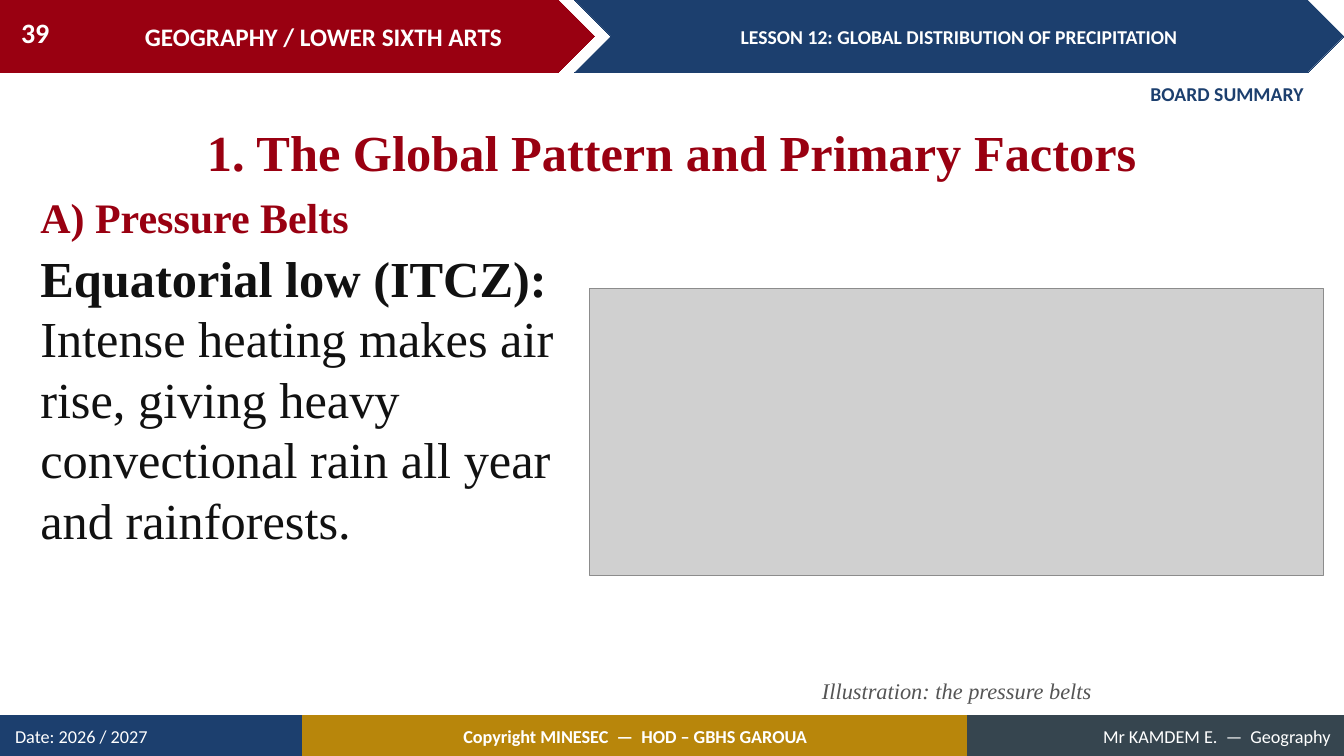
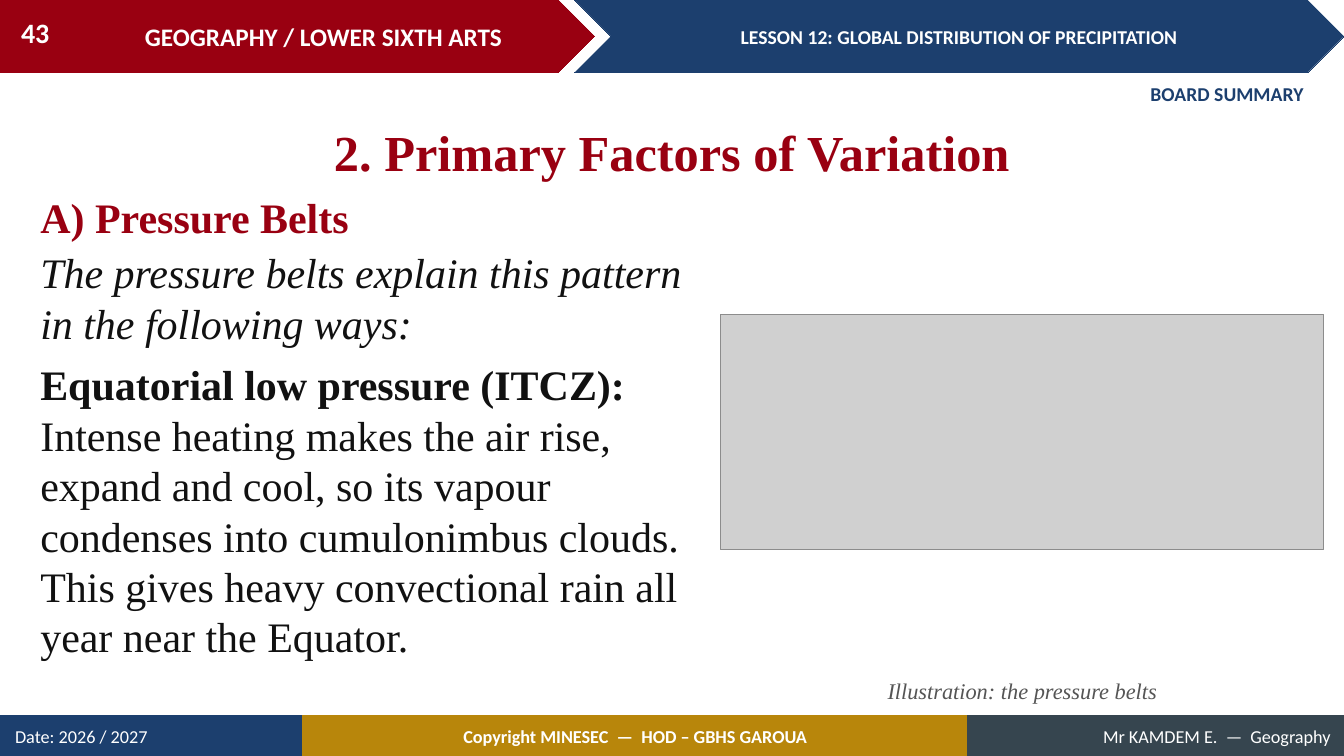
Before and after one commit to Berthautk/linea-github, a slide deck: slide 43 of lecons/LSA/Meteorology/12_LSA_MET_L12_Global_Distribution_of_Precipitation.pptx (slide 39 before the commit). Drawn at 1344x756 pixels with LibreOffice and Linux fonts; fonts in the diff are those of the drawing; grey boxes stand for pictures. Boxes give left, top, right and bottom in pixels: in the first picture for what was removed or moved away, otherwise in the second. Text is boxed around its words. In the diff, an @@ line names an element or a change of style, - is before the commit and + after.

```diff
--- a/lecons/LSA/Meteorology/12_LSA_MET_L12_Global_Distribution_of_Precipitation.pptx
+++ b/lecons/LSA/Meteorology/12_LSA_MET_L12_Global_Distribution_of_Precipitation.pptx
@@ page number at box(21, 24, 49, 44): text changed @@
-39
+43
@@ text at box(334, 135, 1009, 181): text changed @@
-1. The Global Pattern and Primary Factors
+2. Primary Factors of Variation
@@ text at box(40, 259, 681, 661): text changed; size 36 to 30 pt @@
-Equatorial low (ITCZ): Intense heating makes air rise, giving heavy convectional rain all year and rainforests.
+The pressure belts explain this pattern in the following ways:
+Equatorial low pressure (ITCZ): Intense heating makes the air rise, expand and cool, so its vapour condenses into cumulonimbus clouds. This gives heavy convectional rain all year near the Equator.
@@ picture: place and size @@
-picture at box(590, 288, 1324, 575)
+picture at box(721, 315, 1324, 551)
@@ text "Illustration: the pressure belts": place and size @@
-text "Illustration: the pressure belts" at box(822, 683, 1091, 704)
+text "Illustration: the pressure belts" at box(888, 683, 1157, 704)
```
Also in this commit, not shown: 8 other slides changed, 11 slides added, 3 slides removed, 21 other files.
